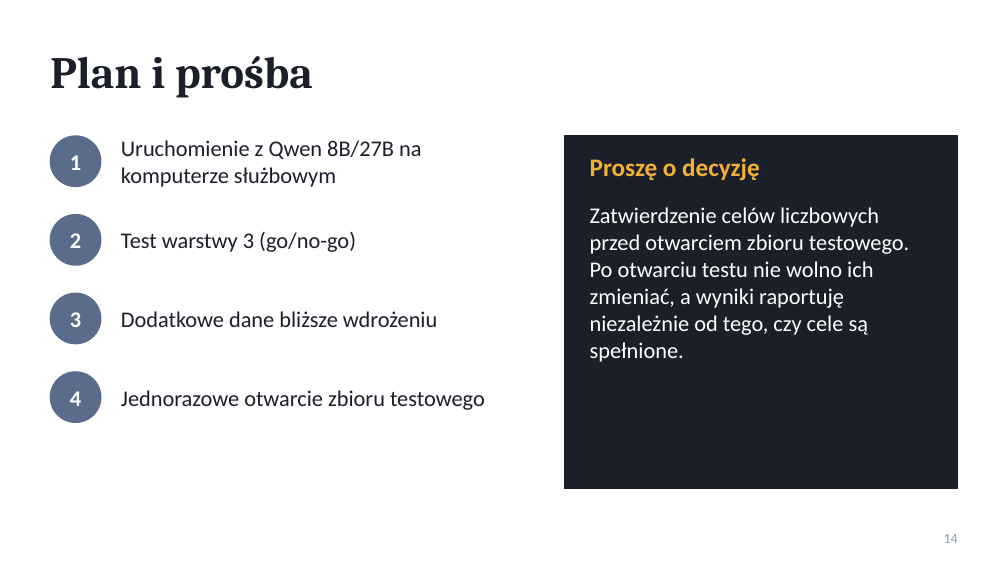
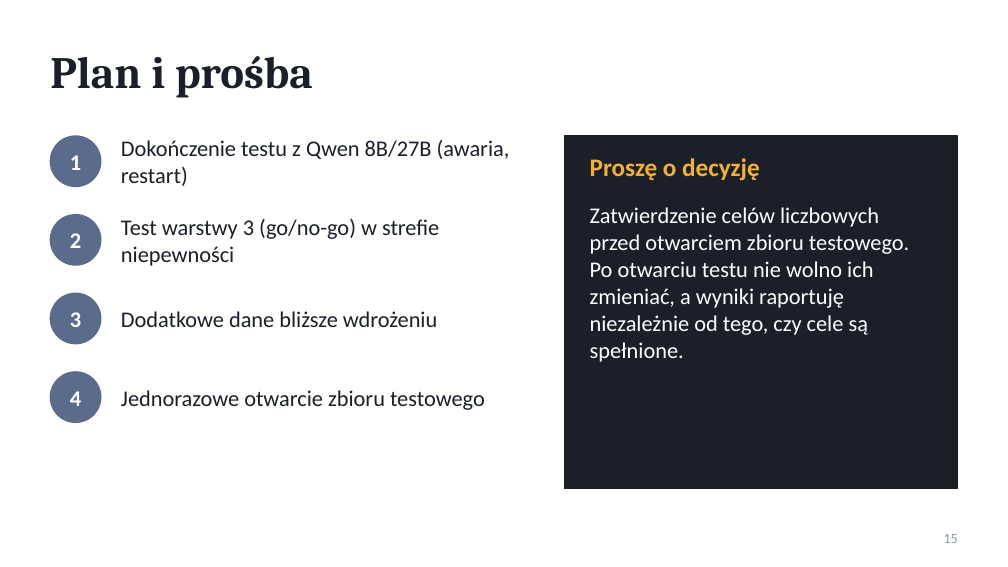
Before and after one commit to philip-melkowski/philip_melkowski_praca_inz, a slide deck: slide 15 of docs/prezentacja_postepy.pptx (slide 14 before the commit). Drawn at 1008x567 pixels with LibreOffice and Linux fonts; fonts in the diff are those of the drawing. Boxes give left, top, right and bottom in pixels: in the first picture for what was removed or moved away, otherwise in the second. Text is boxed around its words. In the diff, an @@ line names an element or a change of style, - is before the commit and + after.

```diff
--- a/docs/prezentacja_postepy.pptx
+++ b/docs/prezentacja_postepy.pptx
@@ text at (121,140,510,186): text changed @@
-Uruchomienie z Qwen 8B/27B na komputerze służbowym
+Dokończenie testu z Qwen 8B/27B (awaria, restart)
@@ text at (121,219,439,266): text changed @@
-Test warstwy 3 (go/no-go)
+Test warstwy 3 (go/no-go) w strefie niepewności
@@ page number at (944,534,958,543): text changed @@
-14
+15
```
Also in this commit, not shown: 2 other slides changed, 1 slide added, 4 other files.
